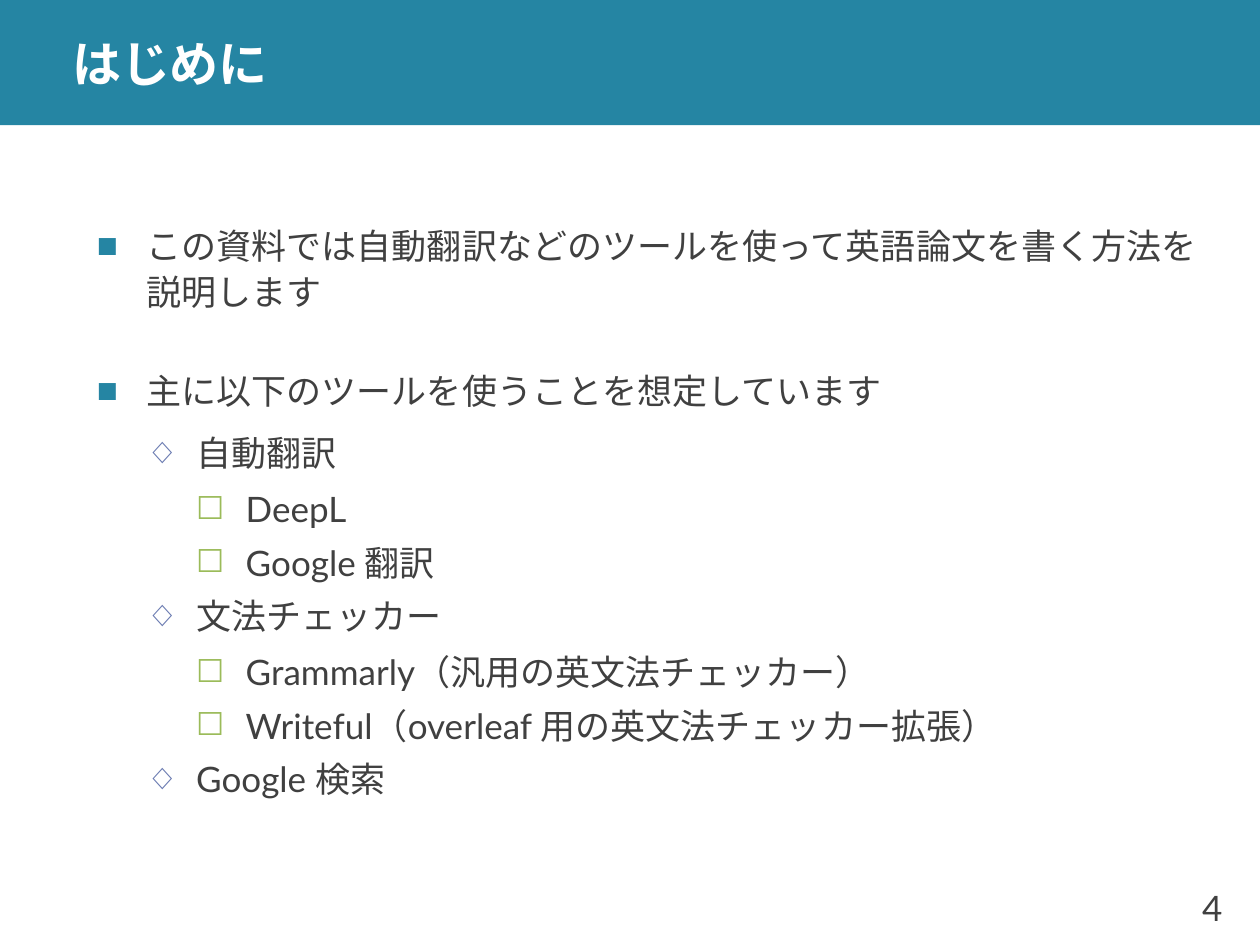
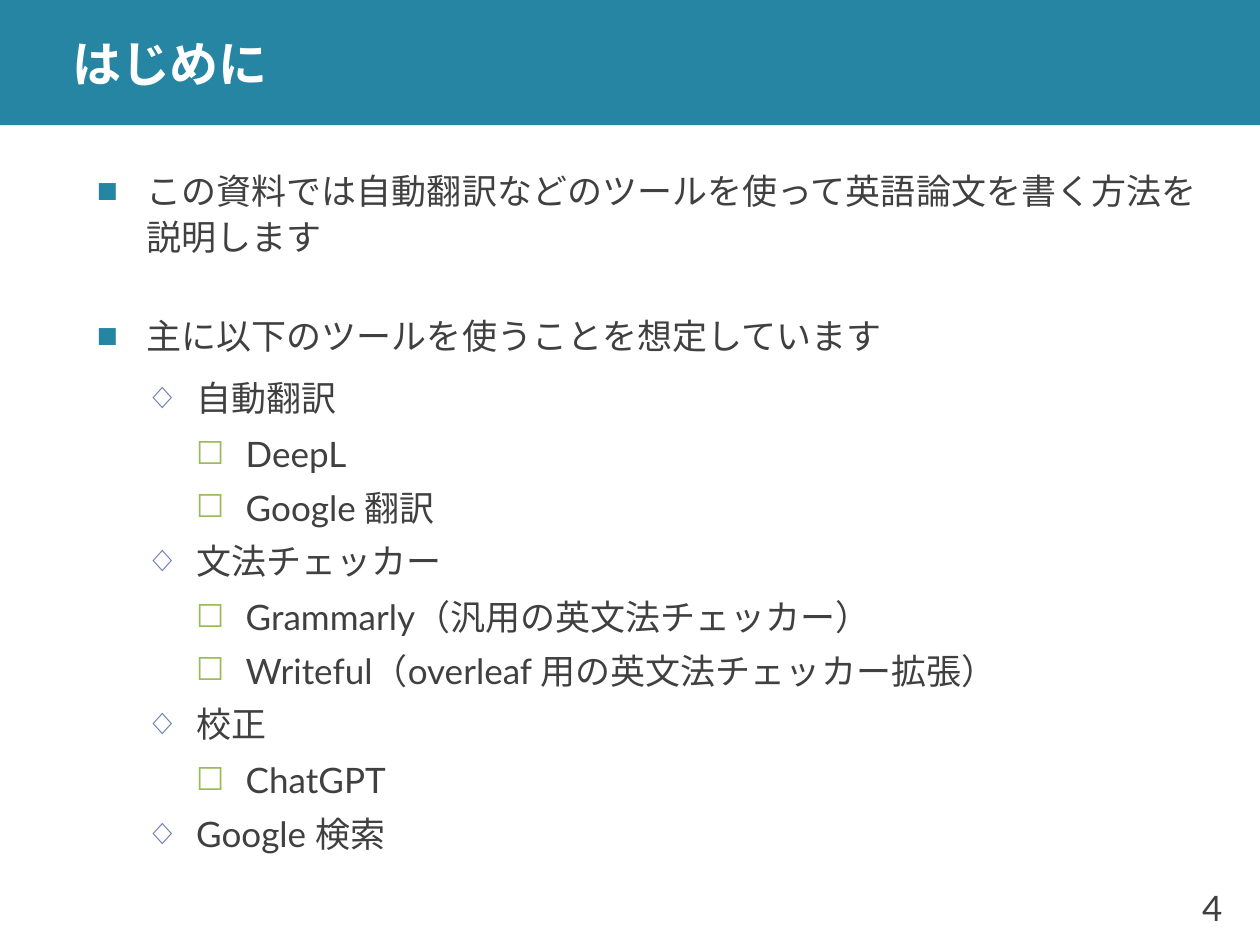
Before and after one commit to shioya-lab/how-to, a slide deck: slide 4 of translation.pptx. Drawn at 1260x945 pixels with LibreOffice and Linux fonts; fonts in the diff are those of the drawing. Boxes give left, top, right and bottom in pixels: in the first picture for what was removed or moved away, otherwise in the second. Text is boxed around its words. In the diff, an @@ line names an element or a change of style, - is before the commit and + after.

Commit message:
translation を v4 に
校正を ChatGPT を使った方法に変更

```diff
--- a/translation.pptx
+++ b/translation.pptx
@@ text at <box>196,707,386,794</box>: paragraphs added @@
+  ◇ 校正
+    ☐ ChatGPT
```
Also in this commit, not shown: 14 other slides changed, 6 slides added, 1 slide removed, 2 other files.
